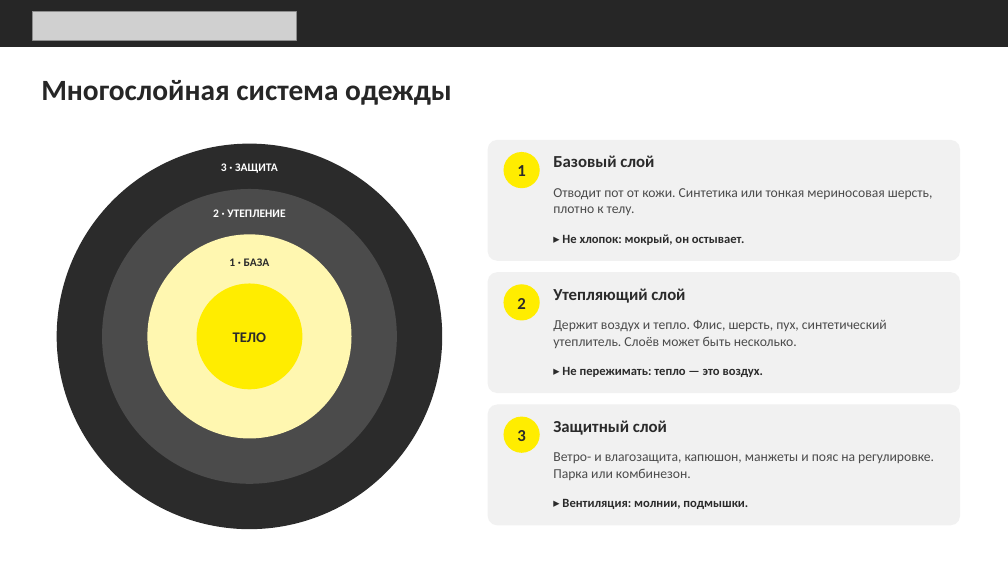
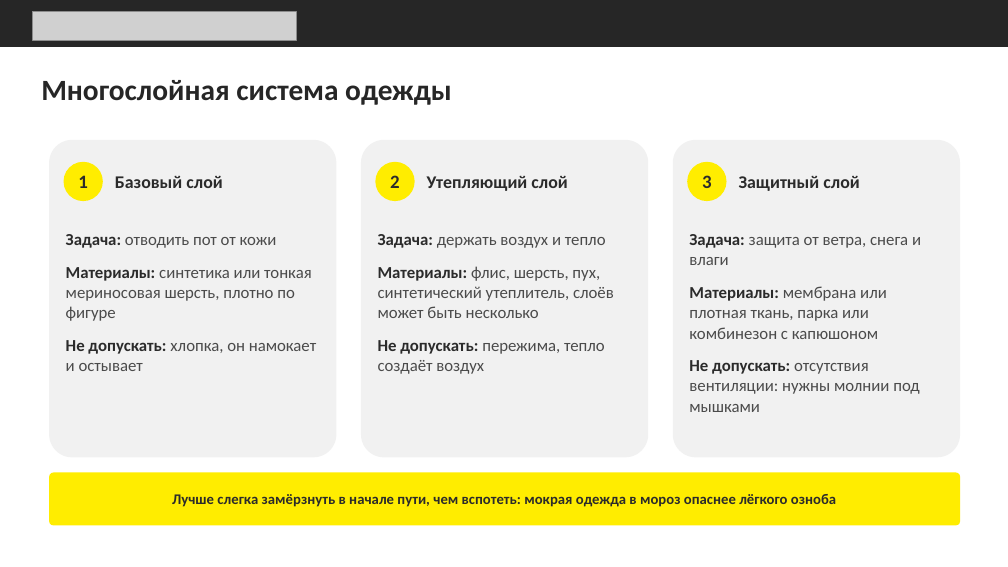
Before and after one commit to Goga288/the-rig, a slide deck: slide 7 of out/Безопасность_на_Крайнем_Севере.pptx. Drawn at 1008x567 pixels with LibreOffice and Linux fonts; fonts in the diff are those of the drawing; grey boxes stand for pictures. Boxes give left, top, right and bottom in pixels: in the first picture for what was removed or moved away, otherwise in the second. Text is boxed around its words. In the diff, an @@ line names an element or a change of style, - is before the commit and + after.

```diff
--- a/out/Безопасность_на_Крайнем_Севере.pptx
+++ b/out/Безопасность_на_Крайнем_Севере.pptx
@@ rounded rectangle: place and size @@
-rounded rectangle at (57,144,442,529)
+rounded rectangle at (49,140,337,457)
@@ rounded rectangle at (49,140,337,457): ellipse to rounded rectangle; fill #2B2B2B to #F1F1F1 @@
@@ rounded rectangle added at (361,140,649,457), fill #F1F1F1 @@
@@ rounded rectangle: place and size @@
-rounded rectangle at (488,140,960,261)
+rounded rectangle at (673,140,960,457)
@@ ellipse "1": place and size @@
-ellipse "1" at (504,152,540,188)
+ellipse "1" at (64,162,103,201)
@@ text added at (115,176,222,188), 17 pt, text #2B2B2B, bold @@
+Базовый слой
@@ text removed at (221,163,278,173) @@
-3 · ЗАЩИТА
@@ ellipse "2": place and size @@
-ellipse "2" at (504,284,540,321)
+ellipse "2" at (375,162,414,201)
@@ text "Утепляющий слой": place and size @@
-text "Утепляющий слой" at (553,288,685,303)
+text "Утепляющий слой" at (427,176,567,191)
@@ text "Утепляющий слой" at (427,176,567,191): size 16 to 17 pt; vertical alignment top to middle @@
@@ size 16 to 18 pt in 3 elements at (64,162,103,201), (375,162,414,201), (687,162,727,201) @@
@@ ellipse "3": place and size @@
-ellipse "3" at (504,417,540,453)
+ellipse "3" at (687,162,727,201)
@@ text "Защитный слой" at (739,176,859,191): vertical alignment top to middle @@
@@ text at (739,176,859,191): text changed; size 16 to 17 pt @@
-Базовый слой
+Защитный слой
@@ ellipse removed at (102,189,397,484) @@
@@ text removed at (213,209,285,217) @@
-2 · УТЕПЛЕНИЕ
@@ text added at (66,234,316,371), 16 pt, text #4B4B4B @@
+Задача: отводить пот от кожи
+Материалы: синтетика или тонкая мериносовая шерсть, плотно по фигуре
+Не допускать: хлопка, он намокает и остывает
@@ ellipse removed at (147,234,352,439) @@
@@ text at (378,234,614,374): text changed; size 13 to 16 pt @@
-Держит воздух и тепло. Флис, шерсть, пух, синтетический утеплитель. Слоёв может быть несколько.
+Задача: держать воздух и тепло
+Материалы: флис, шерсть, пух, синтетический утеплитель, слоёв может быть несколько
+Не допускать: пережима, тепло создаёт воздух
@@ text removed at (562,234,744,245) @@
-▸ Не хлопок: мокрый, он остывает.
@@ text at (689,234,921,412): text changed; size 13 to 16 pt @@
-Отводит пот от кожи. Синтетика или тонкая мериносовая шерсть, плотно к телу.
+Задача: защита от ветра, снега и влаги
+Материалы: мембрана или плотная ткань, парка или комбинезон с капюшоном
+Не допускать: отсутствия вентиляции: нужны молнии под мышками
@@ text removed at (229,258,270,266) @@
-1 · БАЗА
@@ ellipse removed at (197,284,302,389) @@
@@ rounded rectangle removed at (488,272,960,393) @@
@@ text removed at (233,332,266,342) @@
-ТЕЛО
@@ text removed at (562,367,764,377) @@
-▸ Не пережимать: тепло — это воздух.
@@ rounded rectangle removed at (488,405,960,526) @@
@@ text removed at (553,420,667,435) @@
-Защитный слой
@@ rounded rectangle added at (49,473,960,526), fill #FFED00, 14 pt, text #2B2B2B, bold @@
+Лучше слегка замёрзнуть в начале пути, чем вспотеть: мокрая одежда в мороз опаснее лёгкого озноба
@@ text removed at (553,452,934,480) @@
-Ветро- и влагозащита, капюшон, манжеты и пояс на регулировке. Парка или комбинезон.
@@ text removed at (562,499,748,509) @@
-▸ Вентиляция: молнии, подмышки.
```
Also in this commit, not shown: 4 other slides changed.
